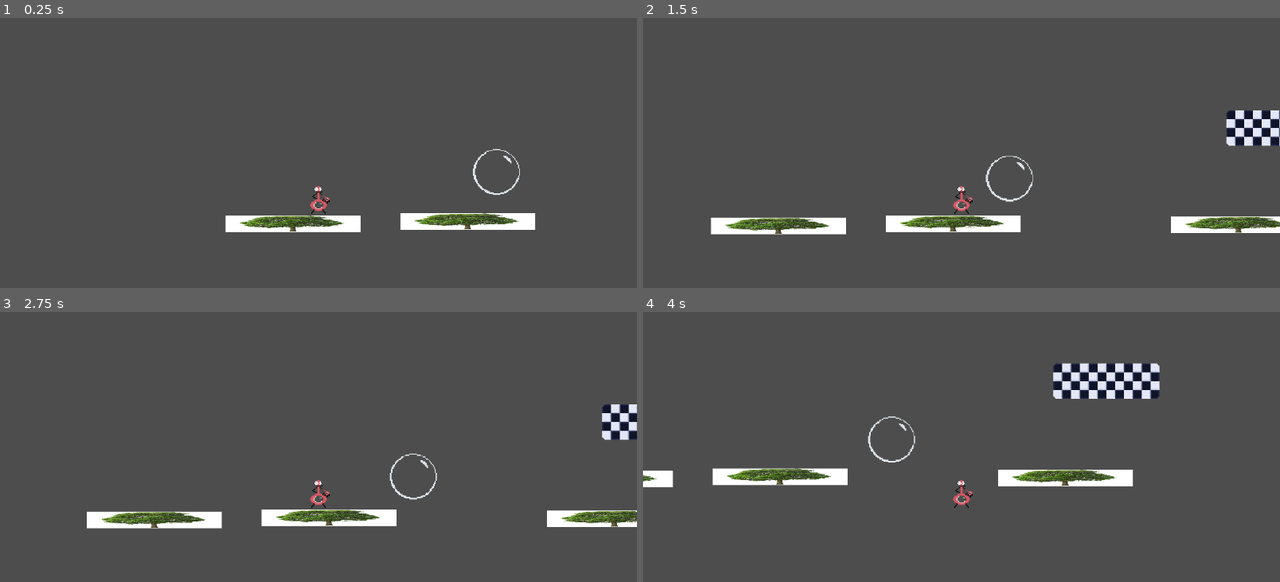
Above: before the commit, frames 1-4 (two rows, left to right).
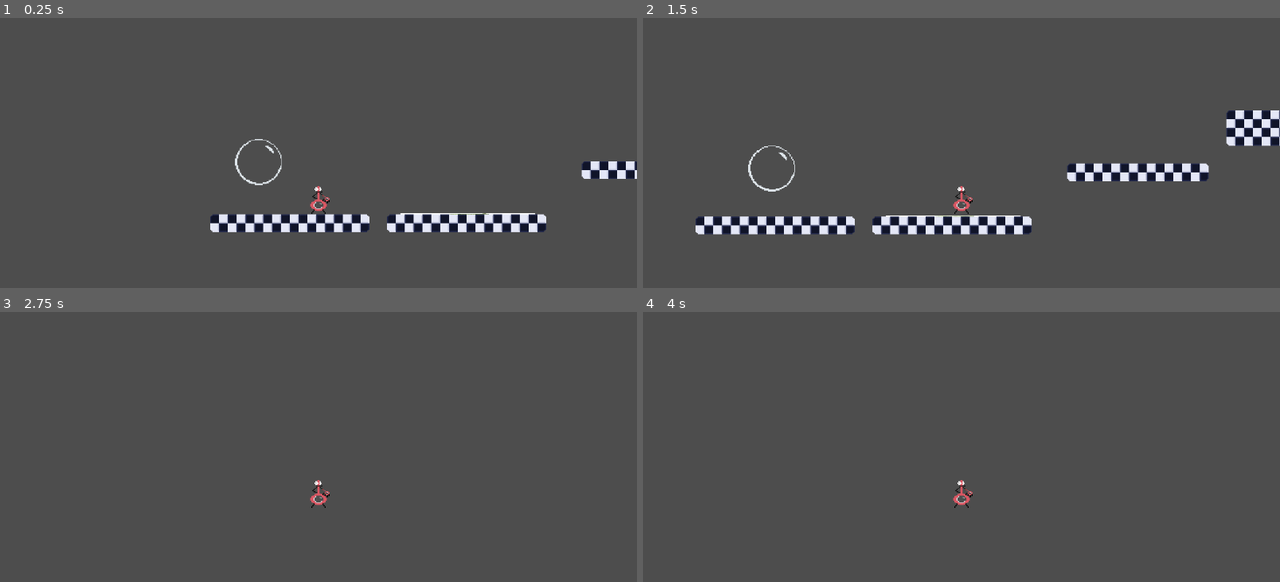
Above: after the commit, the same moments.

Repository: home-gamejam/global-gamejam-202501
Game: Godot game, scene res://main.tscn
The game is run twice, just before and just after one commit, with the same random seed, the same clock (stepped at 60 frames per second) and the same inputs.
Inputs:
- Up to frame 1 (0.25 s): no input
- Up to frame 2 (1.5 s): tap Enter (ui_accept) at 0.5, 0.77 s; hold Right (ui_right) from 0.53 s (still down)
- Up to frame 3 (2.75 s): tap Enter (ui_accept) at 1.52 s; release Right (ui_right) at 2.03 s; hold Left (ui_left) from 2.03 s (still down)
- Up to frame 4 (4 s): release Left (ui_left) at 2.78 s; hold Right (ui_right) from 2.78 s (still down); tap Enter (ui_accept) at 3.02, 3.77 s

The runs differ from the first frame. In frame 1, 4.2% of the frame differs, in the area x 33-100%, y 44-80%; in frame 2, 6.1%, in the area x 8-100%, y 47-81%; in frame 3, 4.4%; in frame 4, 5.2%.

Commit message:
lolo baa baa

Diff:
--- a/bubble/main.tscn
+++ b/bubble/main.tscn
@@ -127,7 +127,7 @@
 position = Vector2(-1, 16)
 
 [node name="StaticBody2D2" parent="." instance=ExtResource("2_ypeq0")]
-position = Vector2(257, 17)
+position = Vector2(166, -31)
 
 [node name="StaticBody2D3" parent="." instance=ExtResource("2_ypeq0")]
 position = Vector2(-159, 18)
@@ -136,7 +136,7 @@
 tile_set = SubResource("TileSet_7aw4c")
 format = 2
 layer_0/name = "groundL"
-layer_0/tile_data = PackedInt32Array(-131051, 131072, 2, -19 …(157 unchanged characters)… , 65536, 0, -131056, 0, 2, -196592, 0, 0)
+layer_0/tile_data = PackedInt32Array(-131051, 131072, 2, -19 …(157 unchanged characters)… , 65536, 0, -131056, 0, 2, -196592, 0, 0, 14, 131072, 3, 13, 65536, 3, 12, 65536, 3, 11, 65536, 3, 10, 65536, 3, 9, 65536, 3, 8, 65536, 3, 7, 0, 3, 196612, 131072, 3, 196611, 65536, 3, 196610, 65536, 3, 196609, 65536, 3, 196608, 65536, 3, 262143, 65536, 3, 262142, 65536, 3, 262141, 65536, 3, 262140, 0, 3, 262138, 131072, 3, 262137, 65536, 3, 262136, 65536, 3, 262135, 65536, 3, 262134, 65536, 3, 262133, 65536, 3, 262132, 65536, 3, 262131, 65536, 3, 262130, 0, 3)
 
 [node name="bubble" parent="." instance=ExtResource("3_opy8k")]
-position = Vector2(31, 35)
+position = Vector2(-184, 26)
